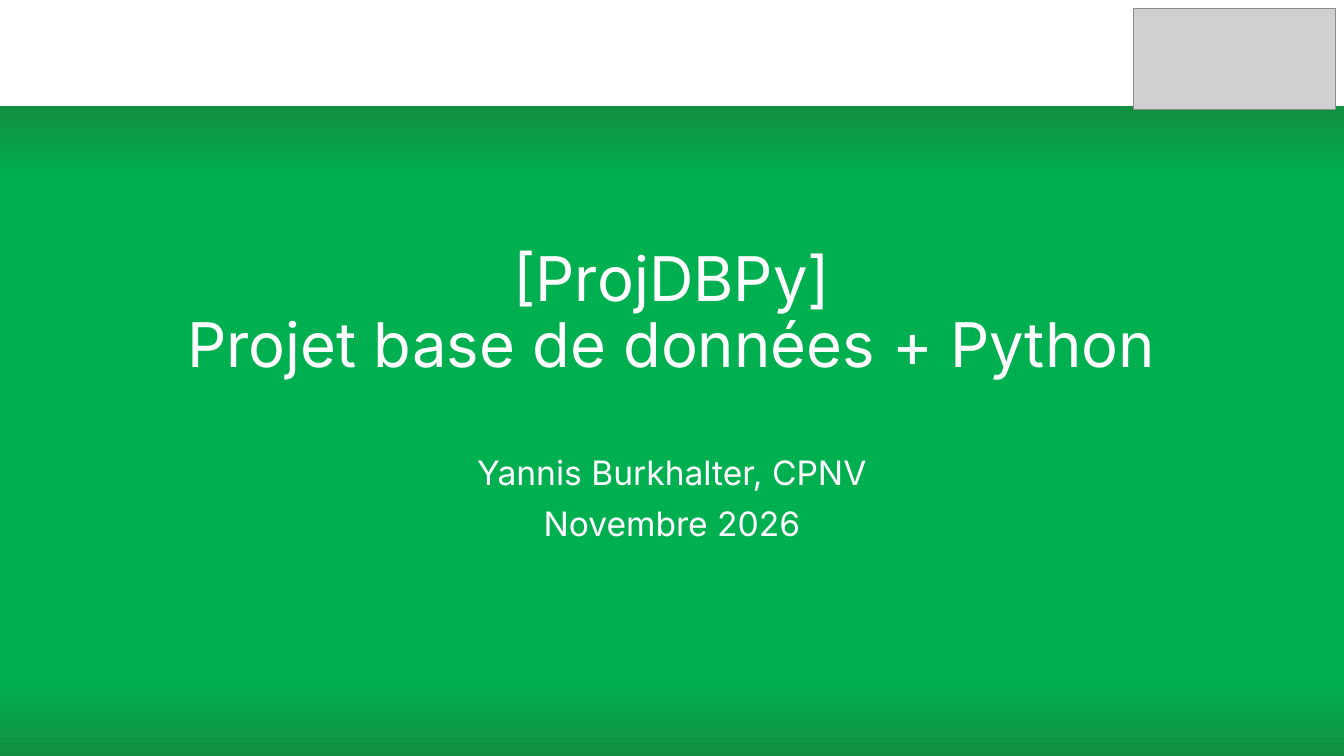
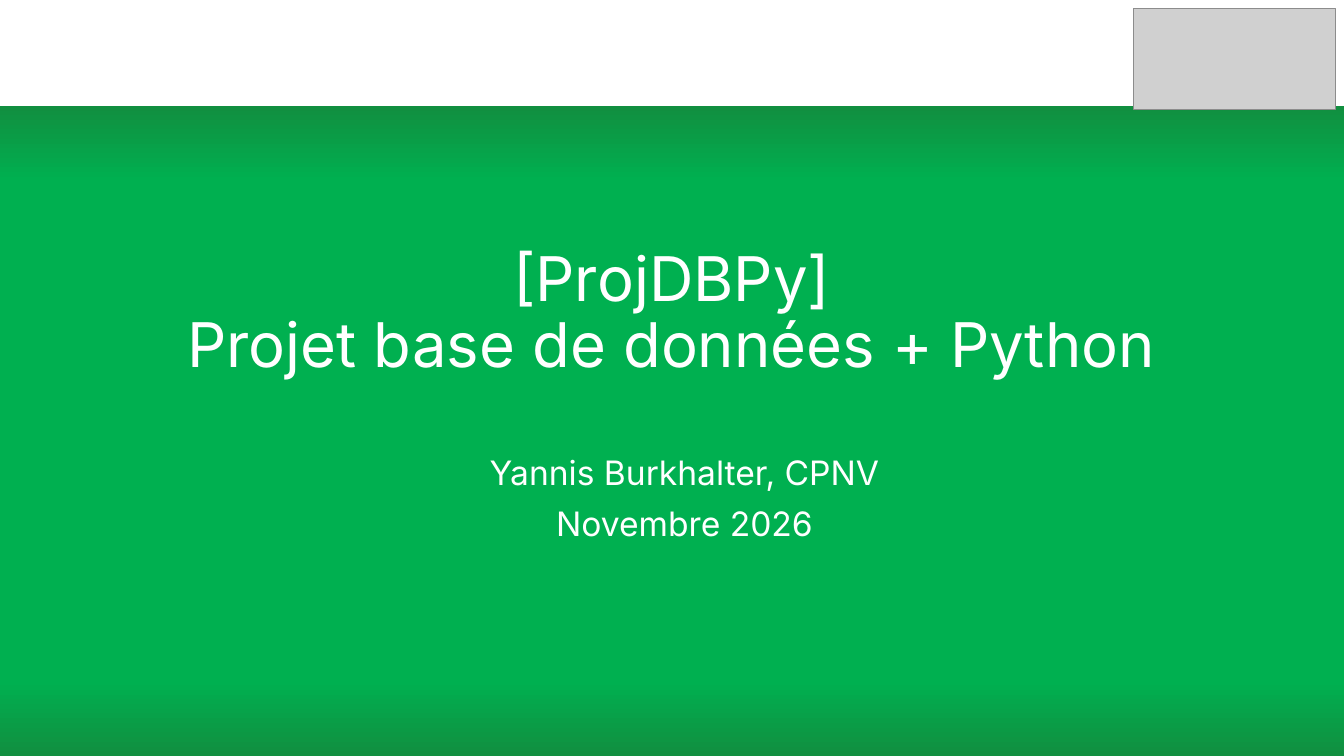
Before and after one commit to BurkhalterY/CPNV-ProjDBPy, a slide deck: slide 1 of Presentation.pptx. Drawn at 1344x756 pixels with LibreOffice and Linux fonts; fonts in the diff are those of the drawing; grey boxes stand for pictures. Boxes give left, top, right and bottom in pixels: in the first picture for what was removed or moved away, otherwise in the second. Text is boxed around its words. In the diff, an @@ line names an element or a change of style, - is before the commit and + after.

```diff
--- a/Presentation.pptx
+++ b/Presentation.pptx
@@ subtitle "Yannis Burkhalter, CPNV" at <box>490,459,879,537</box>: indent changed @@
```
Also in this commit, not shown: 1 other slide changed, 1 slide added, 1 other file.
